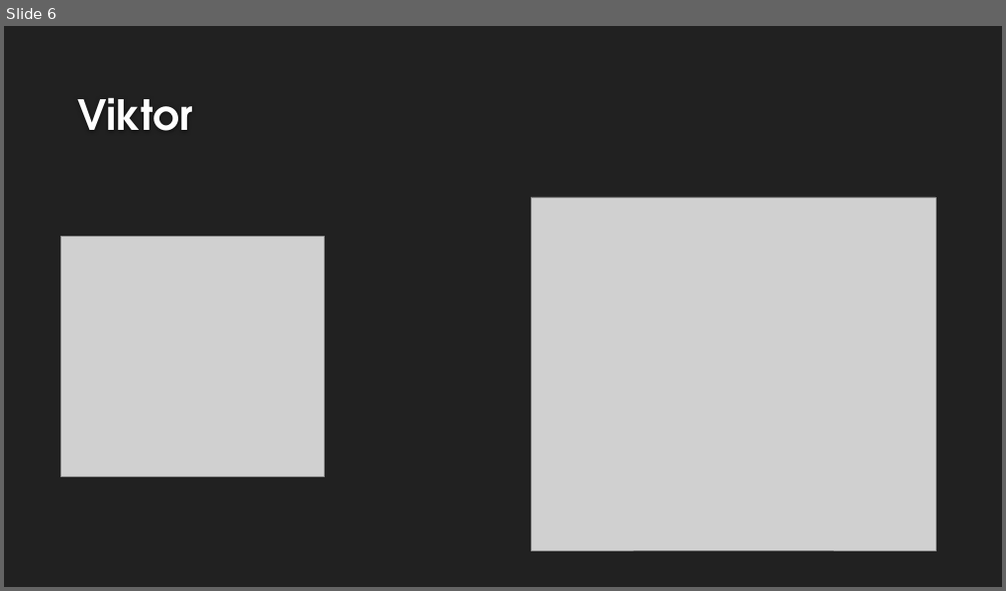
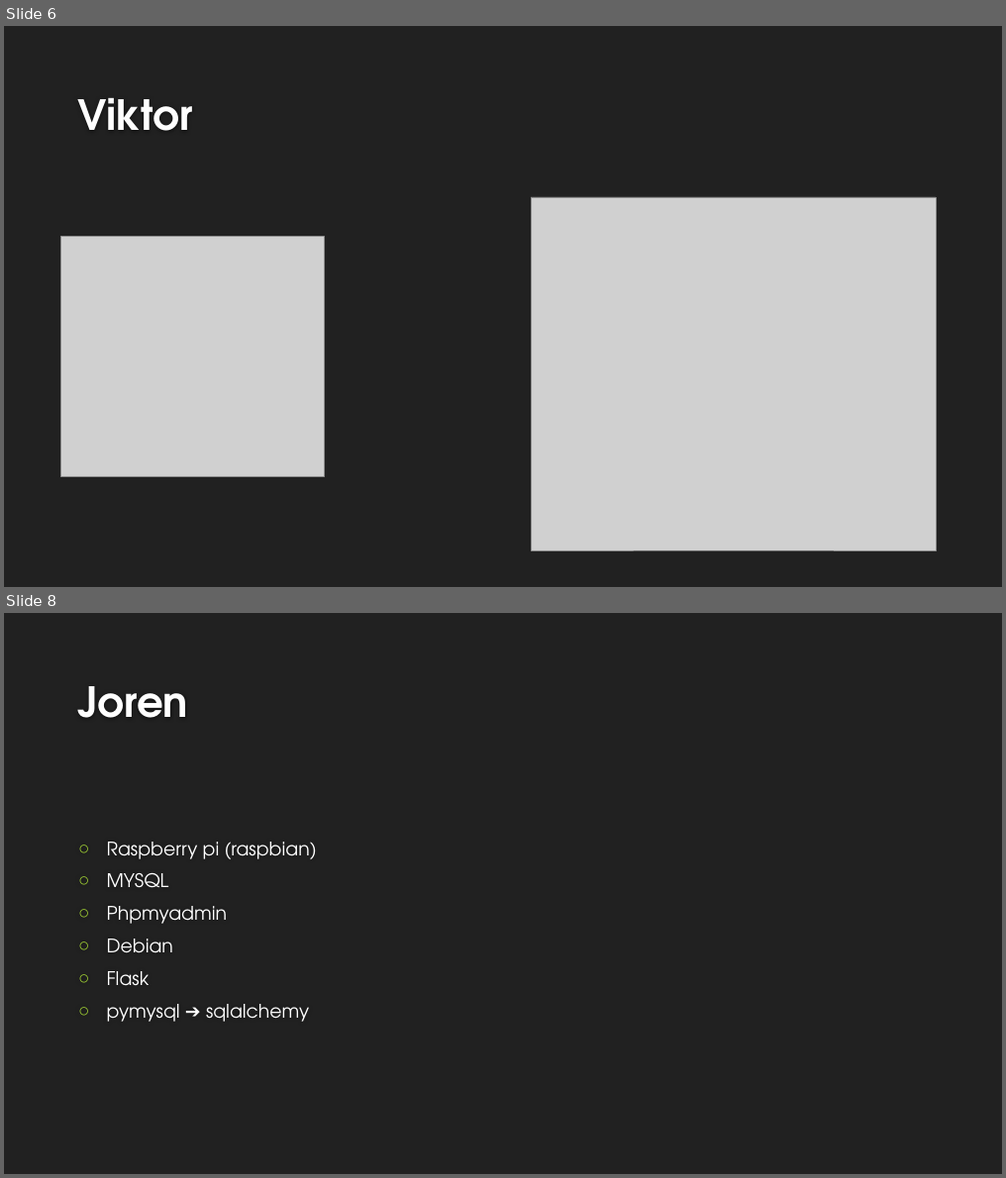
Before and after one commit to KevinD25/BBsnap, a slide deck: doc/Presentatie November.pptx. Shown one above the other, each under a label of ours: slide 6 before the commit, slides 6 and 8 after it; the slides between them are not shown. The pictures are 1006x591 and 1006x1178 pixels, drawn with LibreOffice and Linux fonts; fonts in the diff are those of the drawing; grey boxes stand for pictures; background and template pictures are left out. Boxes give left, top, right and bottom in pixels: in the first picture for what was removed or moved away, otherwise in the second. Text is boxed around its words. In the diff, an @@ line names an element or a change of style, - is before the commit and + after.

```diff
--- a/doc/Presentatie November.pptx
+++ b/doc/Presentatie November.pptx
@@ slide 8 added at (4, 613, 1002, 1174), background #212121 @@
@@ title added at (78, 686, 189, 718), 40 pt, text #FEFEFE, bold @@
+Joren
@@ text added at (107, 842, 317, 1022), 18 pt, text #FFFFFF @@
+○ Raspberry pi (raspbian)
+○ MYSQL
+○ Phpmyadmin
+○ Debian
+○ Flask
+○ pymysql ➔ sqlalchemy
```
Also in this commit, not shown: 2 slides changed, 5 other slides added, 4 slides removed.
